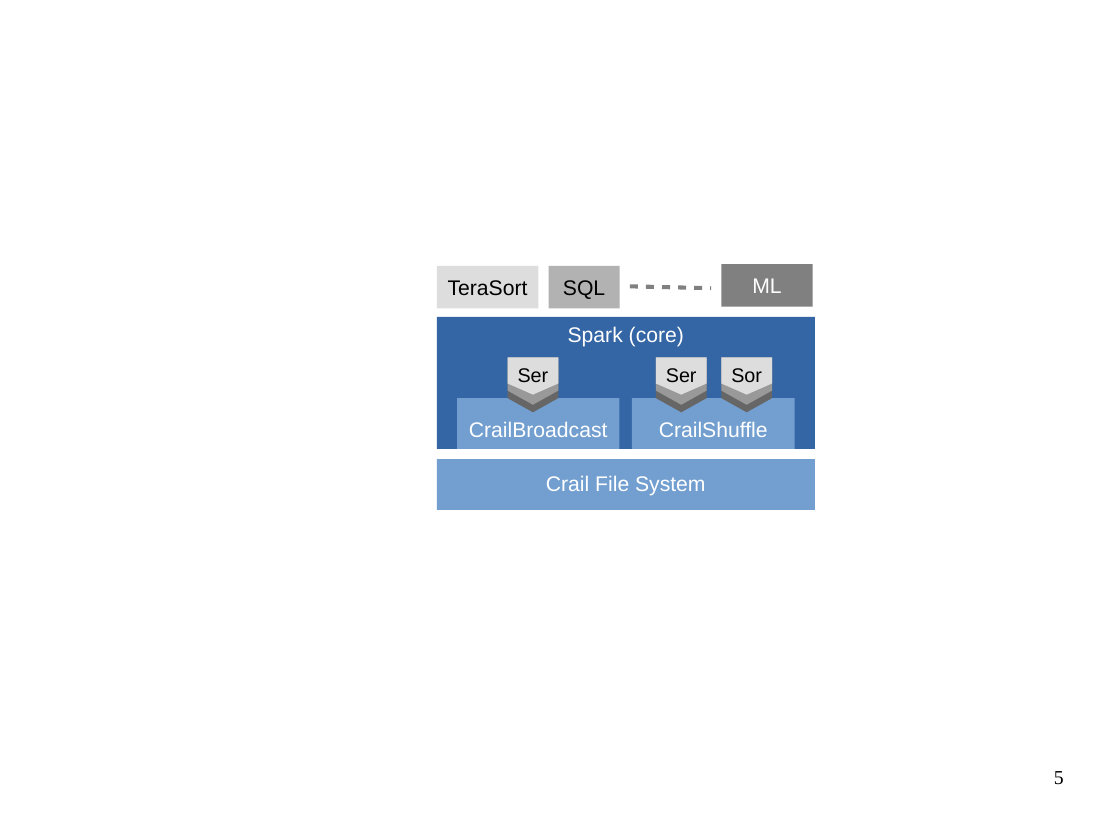
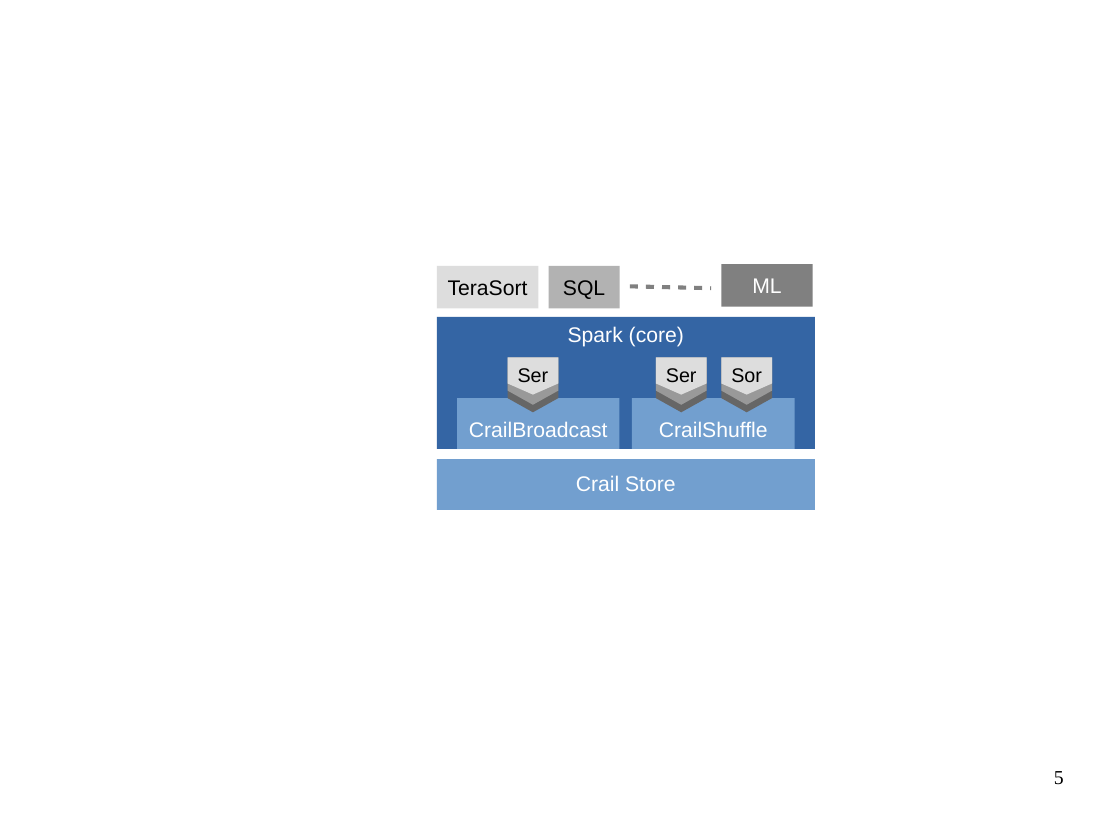
Before and after one commit to apache/incubator-crail-website, a slide deck: slide 5 of _graphix/website.odp. Drawn at 1120x840 pixels with LibreOffice and Linux fonts; fonts in the diff are those of the drawing; background and template pictures are left out. Boxes give left, top, right and bottom in pixels: in the first picture for what was removed or moved away, otherwise in the second. Text is boxed around its words. In the diff, an @@ line names an element or a change of style, - is before the commit and + after.

```diff
--- a/_graphix/website.odp
+++ b/_graphix/website.odp
@@ text at [576,475,676,491]: text changed @@
-Crail File System
+Crail Store
```
Also in this commit, not shown: 1 other slide changed, 2 other files.
